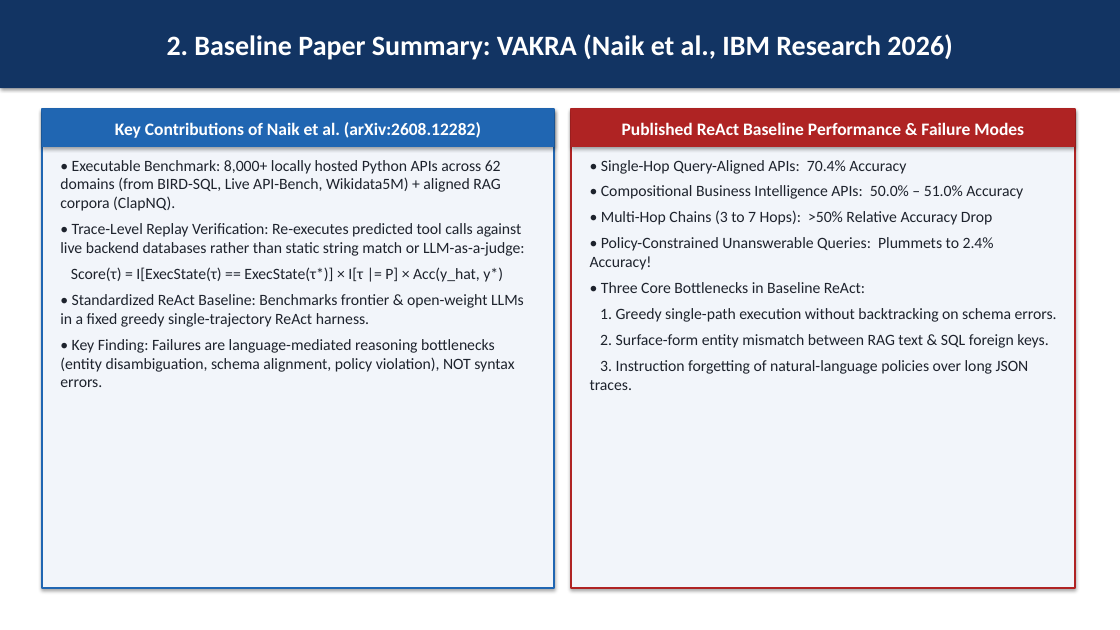
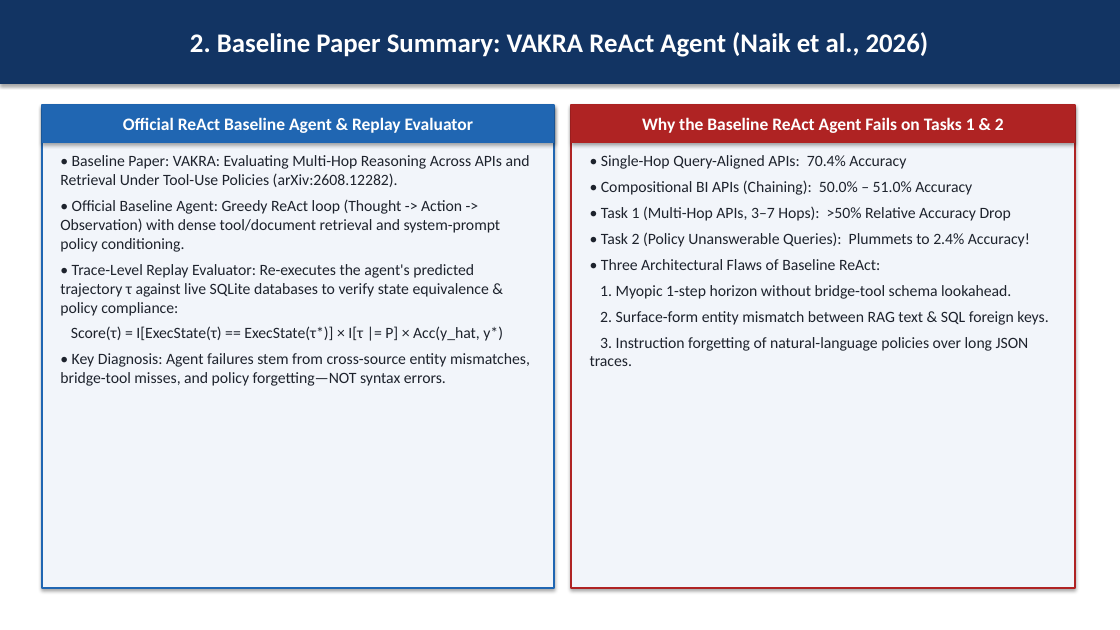
Before and after one commit to NancyHisham/SemEval-2027-Task-11-VAKRA-Advanced, a slide deck: slide 3 of Presentation_VAKRA_Nov21.pptx. Drawn at 1120x630 pixels with LibreOffice and Linux fonts; fonts in the diff are those of the drawing. Boxes give left, top, right and bottom in pixels: in the first picture for what was removed or moved away, otherwise in the second. Text is boxed around its words. In the diff, an @@ line names an element or a change of style, - is before the commit and + after.

```diff
--- a/Presentation_VAKRA_Nov21.pptx
+++ b/Presentation_VAKRA_Nov21.pptx
@@ rectangle "2. Baseline Paper Summary: VAKRA ...": place and size @@
-rectangle "2. Baseline Paper Summary: VAKRA ..." at box(0, 0, 1120, 88)
+rectangle "2. Baseline Paper Summary: VAKRA ..." at box(0, 0, 1120, 84)
@@ text in rectangle at box(190, 32, 929, 57): text changed; size 24 to 23 pt @@
-2. Baseline Paper Summary: VAKRA (Naik et al., IBM Research 2026)
+2. Baseline Paper Summary: VAKRA ReAct Agent (Naik et al., 2026)
@@ rectangle: place and size @@
-rectangle at box(42, 109, 555, 588)
+rectangle at box(42, 105, 555, 588)
@@ rectangle "Official ReAct Baseline Agent & ...": place and size @@
-rectangle "Official ReAct Baseline Agent & ..." at box(42, 109, 555, 147)
+rectangle "Official ReAct Baseline Agent & ..." at box(42, 105, 555, 143)
@@ text in rectangle at box(123, 117, 473, 133): text changed @@
-Key Contributions of Naik et al. (arXiv:2608.12282)
+Official ReAct Baseline Agent & Replay Evaluator
@@ rectangle: place and size @@
-rectangle at box(571, 109, 1075, 588)
+rectangle at box(571, 105, 1075, 588)
@@ rectangle "Why the Baseline ReAct Agent ...": place and size @@
-rectangle "Why the Baseline ReAct Agent ..." at box(571, 109, 1075, 147)
+rectangle "Why the Baseline ReAct Agent ..." at box(571, 105, 1075, 143)
@@ text in rectangle at box(642, 117, 1004, 133): text changed @@
-Published ReAct Baseline Performance & Failure Modes
+Why the Baseline ReAct Agent Fails on Tasks 1 & 2
@@ text at box(60, 155, 530, 316): text changed @@
-• Executable Benchmark: 8,000+ locally hosted Python APIs across 62 domains (from BIRD-SQL, Live API-Bench, Wikidata5M) + aligned RAG corpora (ClapNQ).
-• Trace-Level Replay Verification: Re-executes predicted tool calls against live backend databases rather than static string match or LLM-as-a-judge:
+• Baseline Paper: VAKRA: Evaluating Multi-Hop Reasoning Across APIs and Retrieval Under Tool-Use Policies (arXiv:2608.12282).
+• Official Baseline Agent: Greedy ReAct loop (Thought -> Action -> Observation) with dense tool/document retrieval and system-prompt policy conditioning.
+• Trace-Level Replay Evaluator: Re-executes the agent's predicted trajectory τ against live SQLite databases to verify state equivalence & policy compliance:
@@ text at box(600, 156, 1030, 299): text changed @@
-• Compositional Business Intelligence APIs: 50.0% – 51.0% Accuracy
-• Multi-Hop Chains (3 to 7 Hops): >50% Relative Accuracy Drop
-• Policy-Constrained Unanswerable Queries: Plummets to 2.4% Accuracy!
-• Three Core Bottlenecks in Baseline ReAct:
-1. Greedy single-path execution without backtracking on schema errors.
+• Compositional BI APIs (Chaining): 50.0% – 51.0% Accuracy
+• Task 1 (Multi-Hop APIs, 3–7 Hops): >50% Relative Accuracy Drop
+• Task 2 (Policy Unanswerable Queries): Plummets to 2.4% Accuracy!
+• Three Architectural Flaws of Baseline ReAct:
+1. Myopic 1-step horizon without bridge-tool schema lookahead.
@@ text at box(60, 353, 530, 386): text changed @@
-• Standardized ReAct Baseline: Benchmarks frontier & open-weight LLMs in a fixed greedy single-trajectory ReAct harness.
-• Key Finding: Failures are language-mediated reasoning bottlenecks (entity disambiguation, schema alignment, policy violation), NOT syntax errors.
+• Key Diagnosis: Agent failures stem from cross-source entity mismatches, bridge-tool misses, and policy forgetting—NOT syntax errors.
```
Also in this commit, not shown: 6 other slides changed, 7 other files.
